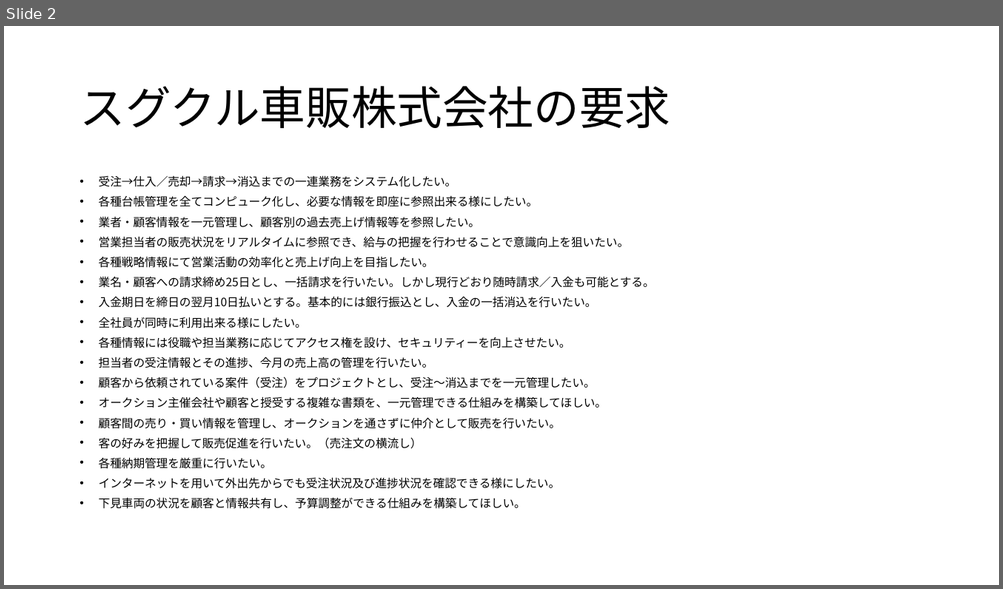
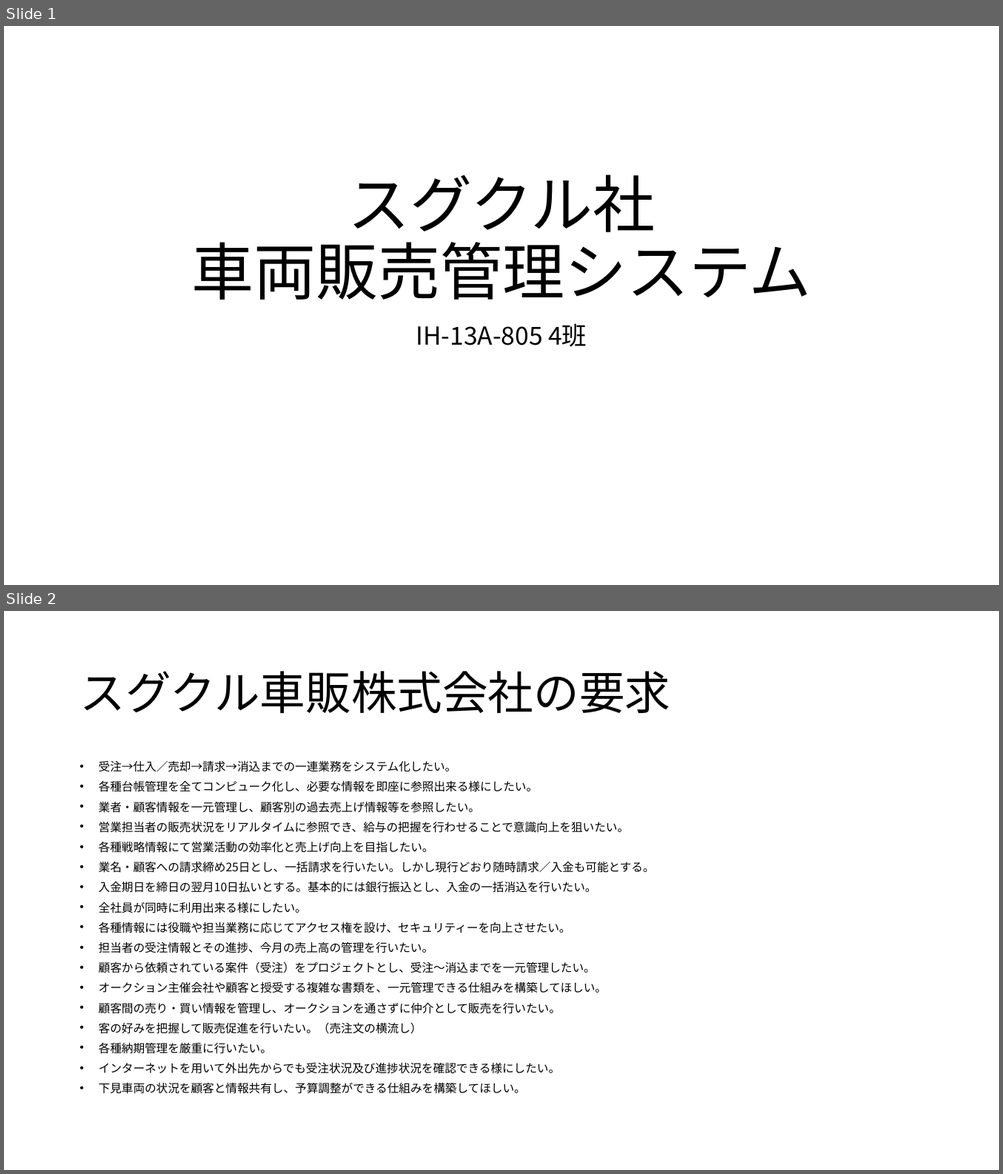
Before and after one commit to masapoyo/sugukuru, a slide deck: Presentation/要件定義.pptx. Shown one above the other, each under a label of ours: slide 2 before the commit, slides 1 and 2 after it. The pictures are 1003x589 and 1003x1174 pixels, drawn with LibreOffice and Linux fonts; fonts in the diff are those of the drawing. Boxes give left, top, right and bottom in pixels: in the first picture for what was removed or moved away, otherwise in the second. Text is boxed around its words. In the diff, an @@ line names an element or a change of style, - is before the commit and + after.

```diff
--- a/Presentation/要件定義.pptx
+++ b/Presentation/要件定義.pptx
@@ slide 1 added at box(4, 26, 999, 585), background #FFFFFF @@
@@ title added at box(191, 175, 811, 300), 60 pt, text #000000 @@
+スグクル社
+車両販売管理システム
@@ subtitle added at box(415, 323, 586, 347), 24 pt, text #000000 @@
+IH-13A-805 4班
```
Also in this commit, not shown: 8 slides changed, 1 other slide added, 1 slide removed.
